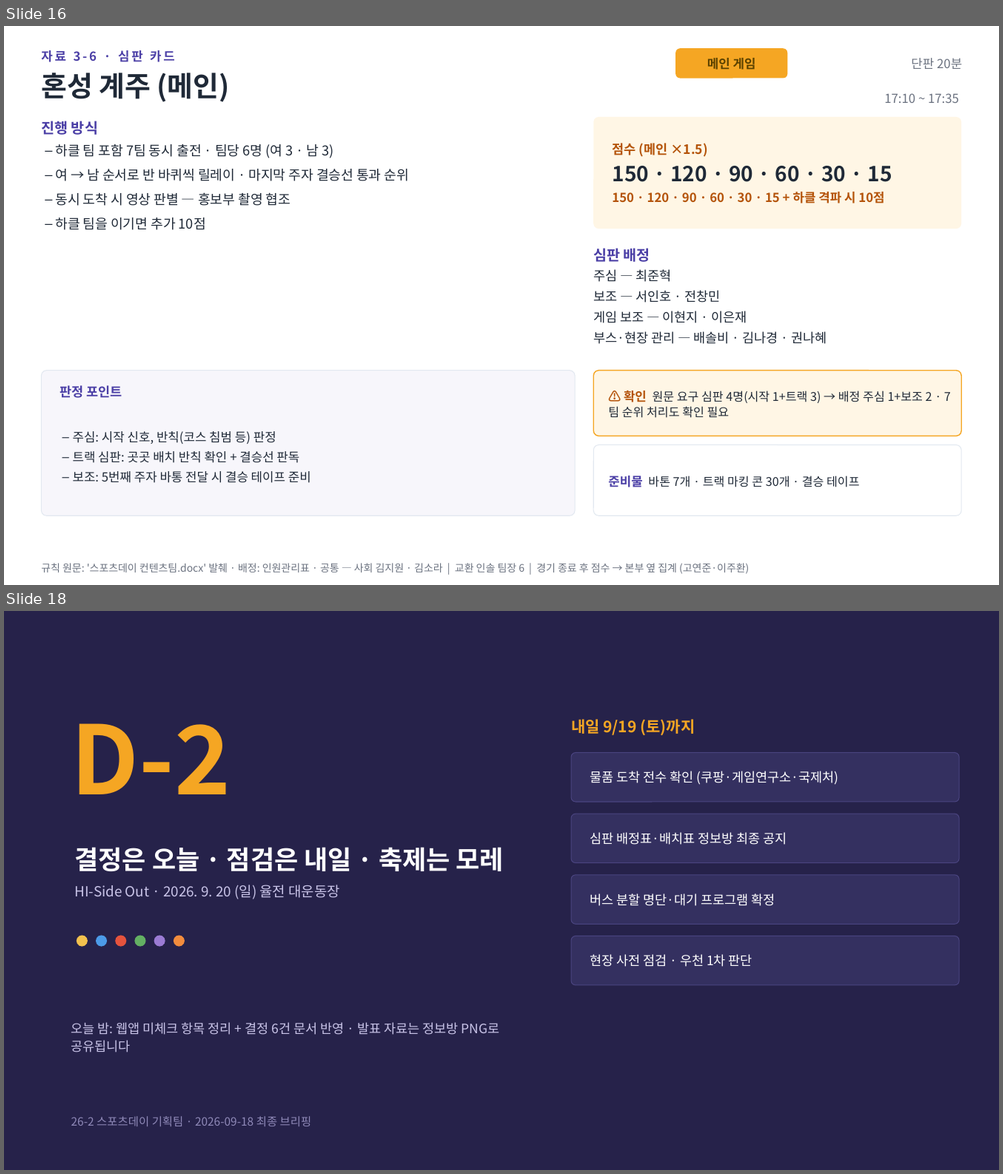
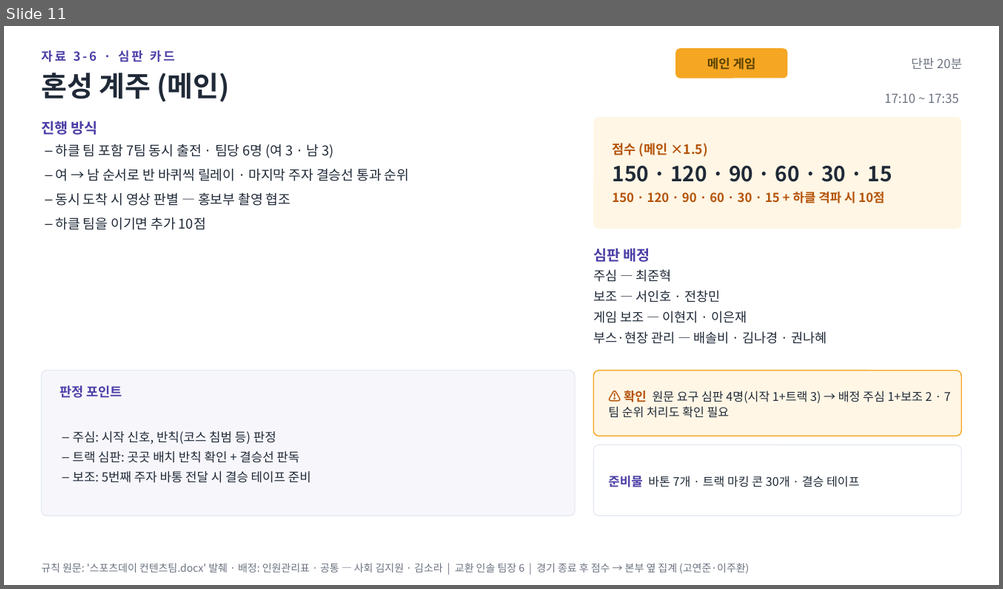
Before and after one commit to F10W3R-13/sportsday-hub, a slide deck: 26-2 Sports Day/최종 브리핑 덱 (발표자용).pptx. Shown one above the other, each under a label of ours: slides 16 and 18 before the commit, slide 11 after it; the slides between them are not shown. The pictures are 1003x1174 and 1003x589 pixels, drawn with LibreOffice and Linux fonts; fonts in the diff are those of the drawing. Boxes give left, top, right and bottom in pixels: in the first picture for what was removed or moved away, otherwise in the second. Text is boxed around its words. In the diff, an @@ line names an element or a change of style, - is before the commit and + after.

Commit message:
docs: 26-2 최종 콘텐츠 확정 — 기획지침 마스터·브리핑 덱 최종본, 검증 절차·진행용 브리핑·시각자료 계획 문서 신규, 행사일 9/20 마이그레이션(0021)

```diff
--- a/26-2 Sports Day/최종 브리핑 덱 (발표자용).pptx
+++ b/26-2 Sports Day/최종 브리핑 덱 (발표자용).pptx
@@ slide 18 removed at box(4, 611, 999, 1170), background #26224A @@
@@ text removed at box(571, 719, 694, 735) @@
-내일 9/19 (토)까지
@@ text removed at box(71, 723, 231, 795) @@
-D-2
@@ rounded rectangle removed at box(571, 753, 959, 802) @@
@@ text removed at box(589, 771, 838, 785) @@
-물품 도착 전수 확인 (쿠팡·게임연구소·국제처)
@@ rounded rectangle removed at box(571, 814, 959, 863) @@
@@ text removed at box(589, 832, 787, 845) @@
-심판 배정표·배치표 정보방 최종 공지
@@ text removed at box(75, 847, 504, 900) @@
-결정은 오늘 · 점검은 내일 · 축제는 모레
-HI-Side Out · 2026. 9. 20 (일) 율전 대운동장
@@ rounded rectangle removed at box(571, 875, 959, 924) @@
@@ text removed at box(589, 894, 775, 906) @@
-버스 분할 명단·대기 프로그램 확정
@@ ellipse removed at box(77, 936, 88, 947) @@
@@ ellipse removed at box(96, 936, 107, 947) @@
@@ ellipse removed at box(115, 936, 126, 947) @@
@@ ellipse removed at box(134, 936, 146, 947) @@
@@ ellipse removed at box(154, 936, 165, 947) @@
@@ ellipse removed at box(173, 936, 185, 947) @@
@@ rounded rectangle removed at box(571, 937, 959, 985) @@
@@ text removed at box(589, 954, 752, 967) @@
-현장 사전 점검 · 우천 1차 판단
@@ text removed at box(71, 1022, 499, 1053) @@
-오늘 밤: 웹앱 미체크 항목 정리 + 결정 6건 문서 반영 · 발표 자료는 정보방 PNG로 공유됩니다
@@ text removed at box(71, 1116, 312, 1127) @@
-26-2 스포츠데이 기획팀 · 2026-09-18 최종 브리핑
@@ what was slide 16 is now slide 11 @@
```
Also in this commit, not shown: 1 slide changed, 1 slide added, 6 other slides removed, 8 other files.
